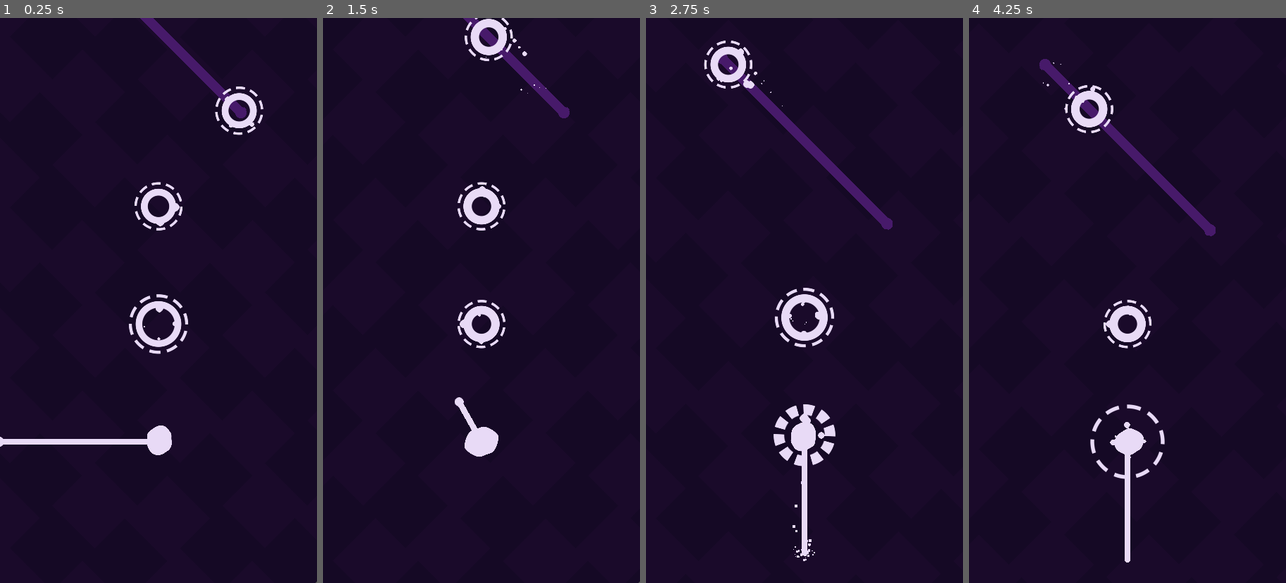
Above: before the commit, frames 1-4 (left to right).
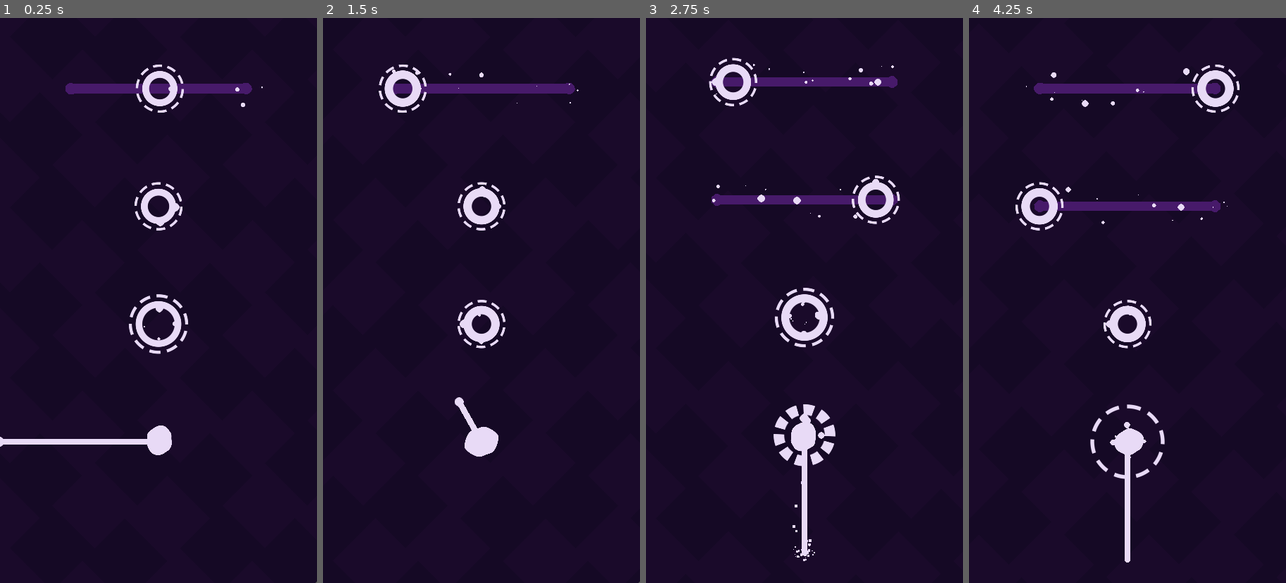
Above: after the commit, the same moments.

Repository: FrancoYudica/PathForger-GodotWildJam-04-2024
Game: Godot game, scene res://levels/level.tscn
Two runs of this game, one before a commit and one after it. Both use one fixed random seed, a clock stepped at 60 frames per second and the inputs below.
Inputs (mouse positions are in pixels of both pictures, inside the frame that each line leads up to):
- Up to frame 1 (0.25 s): no input
- Up to frame 2 (1.5 s): tap Enter (ui_accept) at 0.5, 0.77 s; move the mouse to (551, 272) at 0.52 s; press the mouse at (551, 272) at 0.53 s; hold D 0.53-1.28 s; move the mouse to (418, 328) at 1.27 s; release the mouse at (418, 328) at 1.28 s; hold S from 1.28 s (still down); tap F at 1.35 s; click (418, 328) at 1.42 s
- Up to frame 3 (2.75 s): tap Enter (ui_accept) at 1.52 s; move the mouse to (836, 176) at 2.02 s; release S at 2.03 s; hold D from 2.03 s (still down); tap Space at 2.1 s; click (836, 176) at 2.17 s
- Up to frame 4 (4.25 s): move the mouse to (1111, 413) at 2.77 s; release D at 2.78 s; hold W 2.78-3.53 s; click (1111, 413) at 2.85 s; tap Enter (ui_accept) at 3.02, 3.77 s; move the mouse to (1222, 385) at 3.52 s; hold A from 3.53 s (still down); hold F from 3.53 s (still down); click (1222, 385) at 3.67 s

The runs differ from the first frame. In frame 1, 2.5% of the frame differs, in the area x 20-84%, y 0-21%; in frame 2, 2.6%; in frame 3, 4.0%; in frame 4, 4.6%, in the area x 14-86%, y 7-39%.

Commit message:
Changing obstacle

Diff:
--- /dev/null
+++ b/entities/obstacles/ChangingObstacle.gd
@@ -0,0 +1,4 @@
+extends Obstacle
+class_name ChangingObstacle
+
+@export var level_changer: LevelChanger
--- a/entities/obstacles/Obstacle.gd
+++ b/entities/obstacles/Obstacle.gd
@@ -1,8 +1,5 @@
 extends Hookable
 class_name Obstacle
-
-@export var dynamic_difficulty = 0.0
-@export var max_dynamic_difficulty = 5.0
 
 ## Called when player reaches the hook intersection point
 func reached():
--- a/entities/obstacles/RotatingObstacle.gd
+++ b/entities/obstacles/RotatingObstacle.gd
@@ -1,9 +1,6 @@
-extends Obstacle
+extends ChangingObstacle
 
-@export var rotate: bool = false
 @export var rotations_per_second: float = 0.3
 
 func _process(delta):
-	if rotate:
-		var difficulty = 1.0 + dynamic_difficulty * max_dynamic_difficulty
-		rotation += 2.0 * PI * delta * rotations_per_second * difficulty
+	rotation += 2.0 * PI * delta * rotations_per_second * level_changer.difficulty
--- a/entities/obstacles/half_circumference.tscn
+++ b/entities/obstacles/half_circumference/half_circumference.tscn
@@ -1,13 +1,13 @@
 [gd_scene load_steps=3 format=3 uid="uid://dpe80galfrwew"]
 
 [ext_resource type="Texture2D" uid="uid://c12bgd0frdi0v" path="res://art/textures/obstacles/half_circle_256px.png" id="1_xcoui"]
-[ext_resource type="Script" path="res://entities/obstacles/RotatingObstacle.gd" id="2_hb7s7"]
+[ext_resource type="Script" path="res://entities/obstacles/Obstacle.gd" id="2_77lwb"]
 
 [node name="HalfCircumference" type="Sprite2D"]
 modulate = Color(0.25098, 1, 0.537255, 1)
 texture_filter = 1
 texture = ExtResource("1_xcoui")
-script = ExtResource("2_hb7s7")
+script = ExtResource("2_77lwb")
 metadata/_aseprite_wizard_interface_config_ = {
 "layer_section": true
 }
--- /dev/null
+++ b/entities/obstacles/half_circumference/rotating_half_circumference.tscn
@@ -0,0 +1,34 @@
+[gd_scene load_steps=3 format=3 uid="uid://b5nqxtxfgyepk"]
+
+[ext_resource type="Texture2D" uid="uid://c12bgd0frdi0v" path="res://art/textures/obstacles/half_circle_256px.png" id="1_sn8rq"]
+[ext_resource type="Script" path="res://entities/obstacles/RotatingObstacle.gd" id="2_es3a2"]
+
+[node name="RotatingHalfCircumference" type="Sprite2D"]
+modulate = Color(0.25098, 1, 0.537255, 1)
+texture_filter = 1
+texture = ExtResource("1_sn8rq")
+script = ExtResource("2_es3a2")
+metadata/_aseprite_wizard_interface_config_ = {
+"layer_section": true
+}
+metadata/_aseprite_wizard_config_ = {
+"i_mode": 1,
+"keep_anim_length": false,
+"layer": "",
+"o_ex_p": "",
+"o_folder": "",
+"o_name": "",
+"only_visible": false,
+"player": "",
+"slice": "",
+"source": "res://art/textures/damage/bar_400px.aseprite"
+}
+
+[node name="Area2D" type="Area2D" parent="."]
+collision_layer = 24
+collision_mask = 0
+
+[node name="CollisionPolygon2D" type="CollisionPolygon2D" parent="Area2D"]
+position = Vector2(-51, 103)
+rotation = 3.14159
+polygon = PackedVector2Array(62.9998, 96.0002, 60.9997, 100, 60, 122, 51, 150, 36, 174, 22, 188, -2.00051, 204, -29.0005, 213, -52.0005, 215, -73.0005, 213, -92.0005, 207, -113, 196, -122, 190, -140, 170, -153, 150, -161, 122, -163, 112, -163, 99.9996, -165, 95.9996, -169, 92.9996, -173, 92.9996, -176, 94.9996, -179, 98.9995, -178, 120, -174, 138, -168, 156, -160, 169, -147, 187, -135.001, 199, -126.001, 206, -108.001, 218, -84.0006, 227, -62.0006, 231, -41.0006, 231, -11.0006, 225, 10, 215, 35, 198, 56, 174, 69, 147, 76, 119, 76.9997, 99.0002, 72.9998, 94.0002, 66.9998, 93.0002)
--- a/entities/player/Hook.gd
+++ b/entities/player/Hook.gd
@@ -7,7 +7,7 @@
 ## Emitted if after throwing noting is reached
 signal miss()
 
-@onready var raycast = $"../RayCast2D"
+@onready var raycast = $"../PlayerRayCast2D"
 @onready var length_handler = $HookLengthHandler
 @onready var head_sprite = $Head
 
@@ -37,7 +37,7 @@
 	if _animating:
 		# Updates head sprite position along the hook direction
 		var player = $".."
-		head_sprite.global_position = player.global_position + player.direction * length_handler.current_length
+		head_sprite.global_position = player.global_position + player.raycast.direction * length_handler.current_length
 
 	# Resets variables when ray misses
 	if not _update_raycast_intersection():
@@ -55,9 +55,6 @@
 
 	# Stops hook animation
 	_animating = false
-
-	# Positions correctly hook head
-	head_sprite.global_position = _intersection_point
 
 	# Sets intersection point to hookable
 	hookable.set_intersection_point(_intersection_point)
--- a/entities/player/Player.gd
+++ b/entities/player/Player.gd
@@ -5,6 +5,7 @@
 @onready var sprite = $PlayerSprite
 @onready var hook: Hook = $Hook
 @onready var state_machine: PlayerStateMachine = $PlayerStateMachine
+@onready var raycast: PlayerRaycast = $PlayerRayCast2D
 
 @export var click_buffering_ms: int = 300
 @export var score: int = 0
--- /dev/null
+++ b/entities/player/PlayerRayCast2D.gd
@@ -0,0 +1,19 @@
+extends RayCast2D
+class_name PlayerRaycast
+
+@onready var origin = $"../RaycastOriginMarker2D"
+
+var can_rotate: bool = true
+
+var direction: Vector2:
+	get:
+		return (_last_target_position - origin.global_position).normalized()
+
+var _last_target_position: Vector2 = Vector2.ZERO
+
+func _process(delta):
+	global_position = origin.global_position
+
+	if can_rotate:
+		_last_target_position = get_global_mouse_position()
+		look_at(_last_target_position)
--- a/entities/player/player.tscn
+++ b/entities/player/player.tscn
@@ -1,8 +1,9 @@
-[gd_scene load_steps=20 format=3 uid="uid://bfqm7vopmmtbw"]
+[gd_scene load_steps=21 format=3 uid="uid://bfqm7vopmmtbw"]
 
 [ext_resource type="Script" path="res://entities/player/Player.gd" id="1_y7hkf"]
 [ext_resource type="Script" path="res://entities/player/LinePath.gd" id="2_8rfi1"]
 [ext_resource type="Texture2D" uid="uid://bpmauisjwlykh" path="res://art/textures/circle.png" id="2_am5xp"]
+[ext_resource type="Script" path="res://entities/player/PlayerRayCast2D.gd" id="2_clyl4"]
 [ext_resource type="Script" path="res://entities/player/HookHead.gd" id="2_hssbf"]
 [ext_resource type="Script" path="res://entities/player/Hook.gd" id="2_mw5fx"]
 [ext_resource type="Script" path="res://entities/player/PlayerStateMachine.gd" id="3_8radf"]
@@ -49,12 +50,15 @@
 z_index = 2
 script = ExtResource("1_y7hkf")
 click_buffering_ms = 250
+score = 1000
 
-[node name="RayCast2D" type="RayCast2D" parent="."]
+[node name="PlayerRayCast2D" type="RayCast2D" parent="."]
+top_level = true
 target_position = Vector2(1000, 0)
 collision_mask = 8
 collide_with_areas = true
 collide_with_bodies = false
+script = ExtResource("2_clyl4")
 
 [node name="Hook" type="Node2D" parent="."]
 top_level = true
@@ -153,5 +157,7 @@
 [node name="CollisionShape2D" type="CollisionShape2D" parent="CollisionArea2D"]
 shape = SubResource("CircleShape2D_i8uns")
 
+[node name="RaycastOriginMarker2D" type="Marker2D" parent="."]
+
 [connection signal="reached_end" from="Hook/HookLengthHandler" to="Hook" method="_on_hook_head_reached_end"]
 [connection signal="area_entered" from="CollisionArea2D" to="." method="_on_collision_area_2d_area_entered"]
--- a/entities/player/states/idle.gd
+++ b/entities/player/states/idle.gd
@@ -3,6 +3,7 @@
 func _state_enter():
 	player.stick_to_hookable = true
 	player.rotating = true
+	player.raycast.can_rotate = true
 
 func _state_exit():
 	pass
--- a/entities/player/states/translate.gd
+++ b/entities/player/states/translate.gd
@@ -2,6 +2,7 @@
 
 @export var translation_delay_ms: int = 350
 @export var position_interpolation_curve: Curve
+@onready var hook_head = $"../../Hook/Head"
 
 var _start_position: Vector2
 
@@ -12,6 +13,7 @@
 
 	# Allows rotation to aim for netxt node
 	player.rotating = true
+	player.raycast.can_rotate = true
 
 	_start_position = player.global_position
 
@@ -24,6 +26,8 @@
 	transition("idle")
 	player.current_hookable.reached()
 
+func _state_process(_delta):
+	hook_head.global_position = player.current_hookable.get_intersection_point()
 
 func _state_exit():
 	player.hook.hide()
--- a/entities/player/states/try_connection.gd
+++ b/entities/player/states/try_connection.gd
@@ -4,6 +4,7 @@
 
 func _state_enter():
 	player.rotating = false
+	player.raycast.can_rotate = true
 
 	if not player.hook.is_connected("hookable_reached", _on_hookable_reached):
 		player.hook.connect("hookable_reached", _on_hookable_reached)
--- a/levels/level.tscn
+++ b/levels/level.tscn
@@ -10,7 +10,7 @@
 [ext_resource type="PackedScene" uid="uid://ju0p3v6aejso" path="res://entities/path_node/path_node.tscn" id="9_fy437"]
 [ext_resource type="Script" path="res://levels/GeneratorPicker.gd" id="11_2xxqe"]
 [ext_resource type="Script" path="res://levels/LevelBuilder.gd" id="11_gospp"]
-[ext_resource type="PackedScene" uid="uid://d25wmm844qssb" path="res://levels/level_segments/scenes/medium/level_segment_medium_2.tscn" id="12_oax84"]
+[ext_resource type="PackedScene" uid="uid://c82wtr3ee8lf6" path="res://levels/level_segments/scenes/medium/level_segment_medium_4.tscn" id="12_8njjx"]
 [ext_resource type="Script" path="res://levels/RandomSegmentGenerator.gd" id="14_m3m3h"]
 
 [sub_resource type="ShaderMaterial" id="ShaderMaterial_ehsn3"]
@@ -110,4 +110,4 @@
 
 [node name="RandomSegmentGenerator" type="Node2D" parent="LevelBuilder/GeneratorPicker"]
 script = ExtResource("14_m3m3h")
-packed_level_segments = Array[PackedScene]([ExtResource("12_oax84")])
+packed_level_segments = Array[PackedScene]([ExtResource("12_8njjx")])
--- a/levels/level_segments/double_rotating_half_circumferences.tscn
+++ b/levels/level_segments/double_rotating_half_circumferences.tscn
@@ -1,7 +1,7 @@
 [gd_scene load_steps=5 format=3 uid="uid://oocml3esnf77"]
 
 [ext_resource type="Script" path="res://levels/LevelSegment.gd" id="1_8mfd6"]
-[ext_resource type="PackedScene" uid="uid://dpe80galfrwew" path="res://entities/obstacles/half_circumference.tscn" id="3_wglq2"]
+[ext_resource type="PackedScene" uid="uid://dpe80galfrwew" path="res://entities/obstacles/half_circumference/half_circumference.tscn" id="3_wglq2"]
 [ext_resource type="PackedScene" uid="uid://d1hxvggpamueq" path="res://entities/obstacles/square/square_32px.tscn" id="4_5qo5c"]
 [ext_resource type="PackedScene" uid="uid://ju0p3v6aejso" path="res://entities/path_node/path_node.tscn" id="4_bf4na"]
 
--- /dev/null
+++ b/levels/level_segments/scenes/medium/level_segment_medium_4.tscn
@@ -0,0 +1,24 @@
+[gd_scene load_steps=4 format=3 uid="uid://c82wtr3ee8lf6"]
+
+[ext_resource type="PackedScene" uid="uid://bx725glmajui7" path="res://levels/level_segments/base_level_segment.tscn" id="1_6gp5f"]
+[ext_resource type="PackedScene" uid="uid://ju0p3v6aejso" path="res://entities/path_node/path_node.tscn" id="2_nlo7b"]
+[ext_resource type="PackedScene" uid="uid://y4rd61nf7m6y" path="res://entities/path_node/moving/path_300_px.tscn" id="3_pg6xl"]
+
+[node name="LevelSegmentMedium" instance=ExtResource("1_6gp5f")]
+difficulty_enum_index = 1
+
+[node name="TopMarker2D" parent="." index="2"]
+position = Vector2(2, -600)
+
+[node name="PathNode" parent="." index="3" instance=ExtResource("2_nlo7b")]
+
+[node name="PathNode3" parent="." index="4" instance=ExtResource("2_nlo7b")]
+position = Vector2(1, -600)
+
+[node name="Path300px" parent="." index="5" node_paths=PackedStringArray("level_changer") instance=ExtResource("3_pg6xl")]
+rotation = 3.14159
+level_changer = NodePath("../LevelChanger")
+
+[node name="Path300px2" parent="." index="6" node_paths=PackedStringArray("level_changer") instance=ExtResource("3_pg6xl")]
+position = Vector2(0, -400)
+level_changer = NodePath("../LevelChanger")
